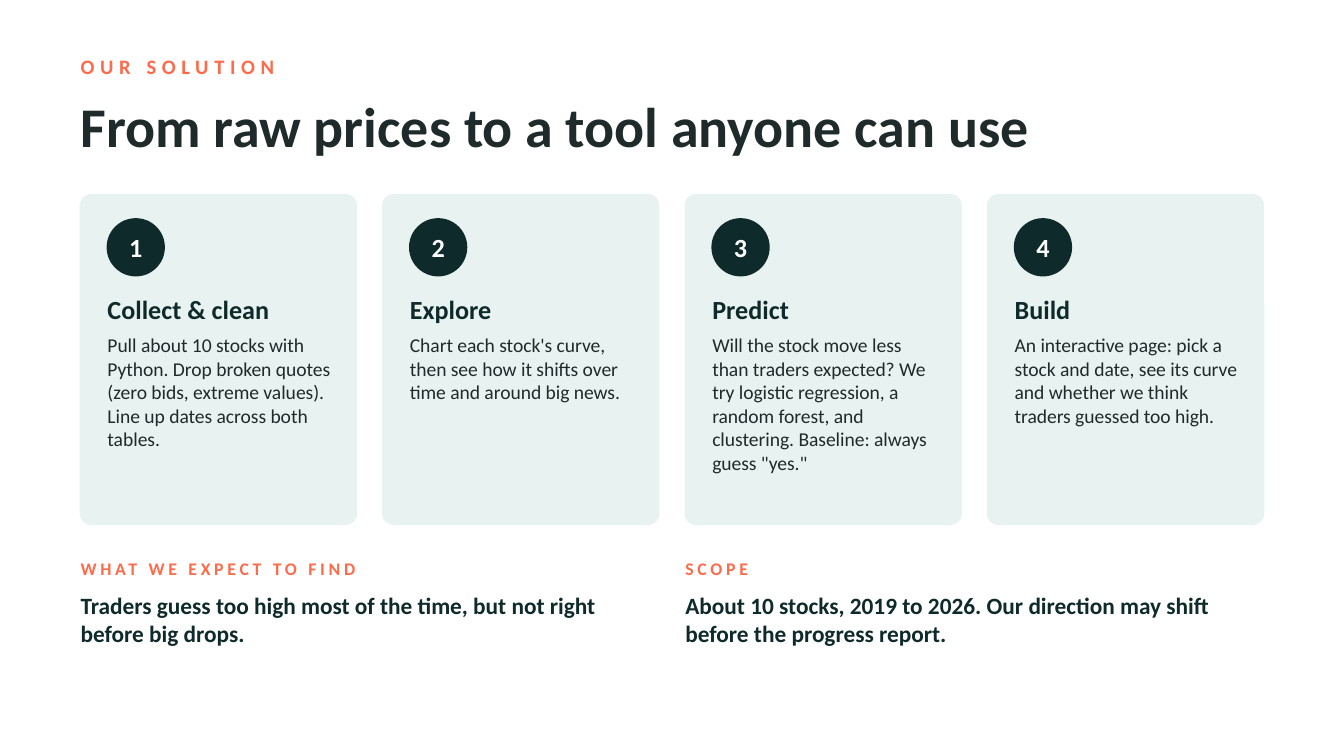
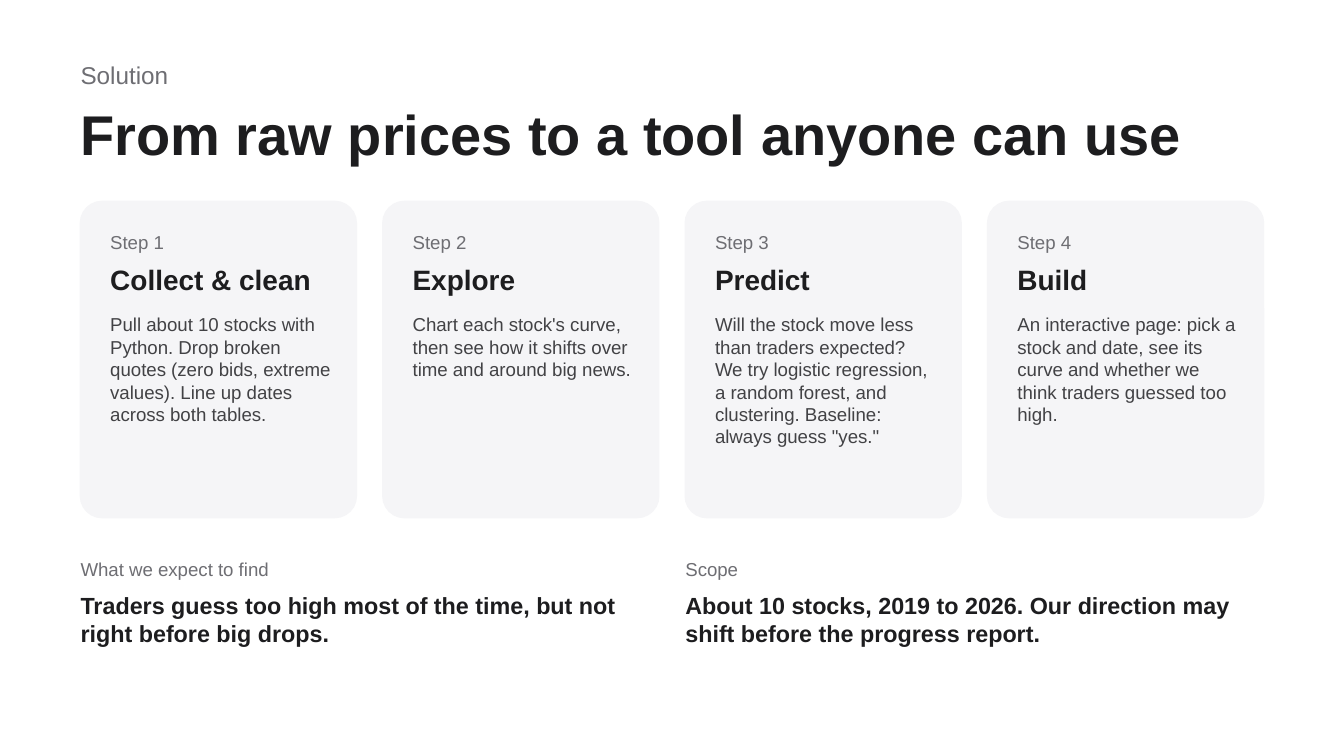
Before and after one commit to Iwas1512/UnDetermined-Data-Modeling, a slide deck: slide 4 of proposal.pptx. Drawn at 1344x756 pixels with LibreOffice and Linux fonts; fonts in the diff are those of the drawing. Boxes give left, top, right and bottom in pixels: in the first picture for what was removed or moved away, otherwise in the second. Text is boxed around its words. In the diff, an @@ line names an element or a change of style, - is before the commit and + after.

```diff
--- a/proposal.pptx
+++ b/proposal.pptx
@@ text at <box>81,66,168,84</box>: text changed; size 11 to 13 pt; font Calibri to Arial; text colour #FF6B4A to #6E6E73; bold off @@
-OUR SOLUTION
+Solution
@@ text "From raw prices to a ...": place and size @@
-text "From raw prices to a ..." at <box>81,107,1029,156</box>
+text "From raw prices to a ..." at <box>81,114,1180,165</box>
@@ text "From raw prices to a ..." at <box>81,114,1180,165</box>: font Calibri to Arial, text colour #1F2A2A to #1D1D1F @@
@@ rounded rectangle: place and size @@
-rounded rectangle at <box>81,195,356,524</box>
+rounded rectangle at <box>81,202,356,517</box>
@@ rounded rectangle: place and size @@
-rounded rectangle at <box>383,195,659,524</box>
+rounded rectangle at <box>383,202,659,517</box>
@@ rounded rectangle: place and size @@
-rounded rectangle at <box>685,195,961,524</box>
+rounded rectangle at <box>685,202,961,517</box>
@@ fill #E8F3F1 to #F5F5F7; outline #E8F3F1 1 pt to #F5F5F7 1 pt; proportions changed in 4 elements at <box>81,202,356,517</box>, <box>383,202,659,517</box>, <box>685,202,961,517</box>, <box>988,202,1263,517</box> @@
@@ rounded rectangle: place and size @@
-rounded rectangle at <box>988,195,1263,524</box>
+rounded rectangle at <box>988,202,1263,517</box>
@@ ellipse removed at <box>108,219,164,276</box> @@
@@ text at <box>110,236,164,253</box>: text changed; size 14 to 10 pt; font Calibri to Arial; text colour #FFFFFF to #6E6E73; bold off @@
-1
+Step 1
@@ ellipse removed at <box>410,219,466,276</box> @@
@@ text at <box>413,236,466,253</box>: text changed; size 14 to 10 pt; font Calibri to Arial; text colour #FFFFFF to #6E6E73; bold off @@
-2
+Step 2
@@ ellipse removed at <box>712,219,769,276</box> @@
@@ text at <box>715,236,768,253</box>: text changed; size 14 to 10 pt; font Calibri to Arial; text colour #FFFFFF to #6E6E73; bold off @@
-3
+Step 3
@@ ellipse removed at <box>1015,219,1071,276</box> @@
@@ vertical alignment middle to top in 4 elements at <box>110,236,164,253</box>, <box>413,236,466,253</box>, <box>715,236,768,253</box>, <box>1017,236,1071,253</box> @@
@@ text at <box>1017,236,1071,253</box>: text changed; size 14 to 10 pt; font Calibri to Arial; text colour #FFFFFF to #6E6E73; bold off @@
-4
+Step 4
@@ text "Collect & clean": place and size @@
-text "Collect & clean" at <box>107,300,269,319</box>
+text "Collect & clean" at <box>110,269,311,291</box>
@@ size 14 to 15 pt, font Calibri to Arial, text colour #0F2A2A to #1D1D1F in 4 elements at <box>715,269,810,291</box>, <box>1017,269,1087,291</box>, <box>110,269,311,291</box>, <box>413,269,516,295</box> @@
@@ text "Explore": place and size @@
-text "Explore" at <box>410,300,491,323</box>
+text "Explore" at <box>413,269,516,295</box>
@@ text "Predict": place and size @@
-text "Predict" at <box>712,300,789,319</box>
+text "Predict" at <box>715,269,810,291</box>
@@ text "Build": place and size @@
-text "Build" at <box>1015,300,1071,319</box>
+text "Build" at <box>1017,269,1087,291</box>
@@ text "Pull about 10 stocks with ...": place and size @@
-text "Pull about 10 stocks with ..." at <box>107,338,330,446</box>
+text "Pull about 10 stocks with ..." at <box>110,317,330,421</box>
@@ text "Chart each stock's curve, then ...": place and size @@
-text "Chart each stock's curve, then ..." at <box>410,338,620,403</box>
+text "Chart each stock's curve, then ..." at <box>413,317,631,380</box>
@@ text "Will the stock move less ...": place and size @@
-text "Will the stock move less ..." at <box>712,338,927,474</box>
+text "Will the stock move less ..." at <box>715,317,928,447</box>
@@ size 10.5 to 10 pt, font Calibri to Arial, text colour #1F2A2A to #424245 in 4 elements at <box>110,317,330,421</box>, <box>413,317,631,380</box>, <box>715,317,928,447</box>, <box>1017,317,1235,425</box> @@
@@ text "An interactive page: pick a ...": place and size @@
-text "An interactive page: pick a ..." at <box>1015,338,1237,427</box>
+text "An interactive page: pick a ..." at <box>1017,317,1235,425</box>
@@ text at <box>81,562,269,580</box>: text changed; size 9.5 to 10 pt; font Calibri to Arial; text colour #FF6B4A to #6E6E73; bold off @@
-WHAT WE EXPECT TO FIND
+What we expect to find
@@ text at <box>685,563,738,580</box>: text changed; size 9.5 to 10 pt; font Calibri to Arial; text colour #FF6B4A to #6E6E73; bold off @@
-SCOPE
+Scope
@@ text "Traders guess too high most ..." at <box>81,597,615,647</box>: font Calibri to Arial, text colour #0F2A2A to #1D1D1F @@
@@ text "About 10 stocks, 2019 to ..." at <box>685,597,1230,647</box>: font Calibri to Arial, text colour #0F2A2A to #1D1D1F @@
```
Also in this commit, not shown: 4 other slides changed.
